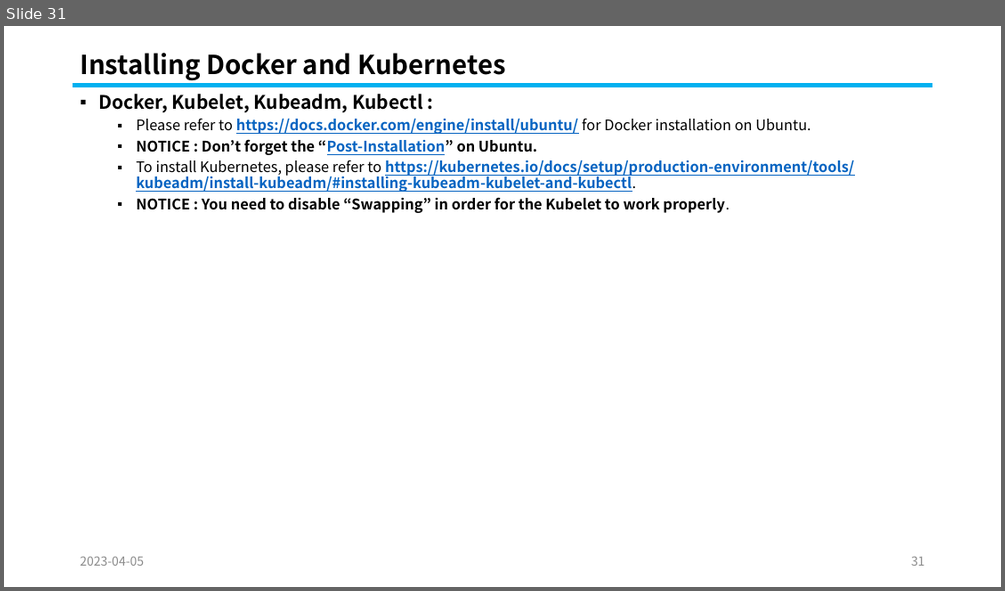
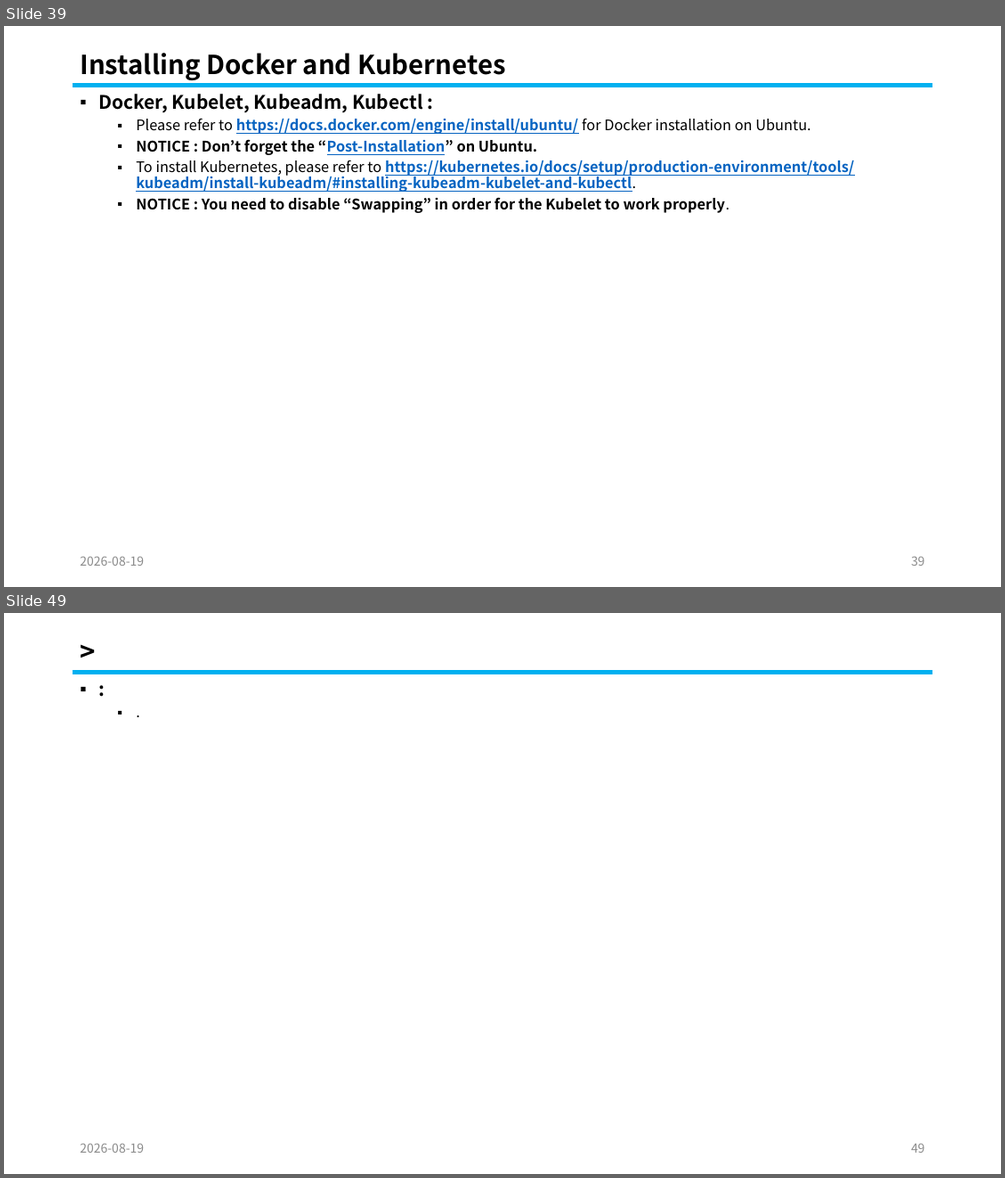
Before and after one commit to knix008/TestSimulator, a slide deck: Kubernetes/Kubernetes in Action Part 10-2026.08.25.pptx. Shown one above the other, each under a label of ours: slide 31 before the commit, slides 39 and 49 after it; the slides between them are not shown. The pictures are 1005x591 and 1005x1178 pixels, drawn with LibreOffice and Linux fonts; fonts in the diff are those of the drawing. Boxes give left, top, right and bottom in pixels: in the first picture for what was removed or moved away, otherwise in the second. Text is boxed around its words. In the diff, an @@ line names an element or a change of style, - is before the commit and + after.

```diff
--- a/Kubernetes/Kubernetes in Action Part 10-2026.08.25.pptx
+++ b/Kubernetes/Kubernetes in Action Part 10-2026.08.25.pptx
@@ slide 49 added at <box>4,613,1001,1174</box>, background #FFFFFF @@
@@ title added at <box>73,638,933,669</box>, 25.2 pt, text #000000, bold @@
+>
@@ text added at <box>73,676,933,1137</box>, 18 pt, text #000000, bold @@
+▪ :
+  ▪ .
@@ line added from (73, 673) to (933, 673), #00B0F0 4.5 pt @@
@@ text added at <box>80,1143,144,1152</box>, 12 pt, text #8C8C8C @@
+2026-08-19
@@ page number added at <box>911,1143,925,1152</box>, 12 pt, text #8C8C8C @@
+49
@@ what was slide 31 is now slide 39 @@
@@ slide 39 changed as well @@
@@ text at <box>80,556,144,565</box>: text changed @@
-2023-04-05
+2026-08-19
@@ page number at <box>911,556,925,565</box>: text changed @@
-31
+39
```
Also in this commit, not shown: 29 other slides changed, 31 other slides added, 23 slides removed, 23 other files.
